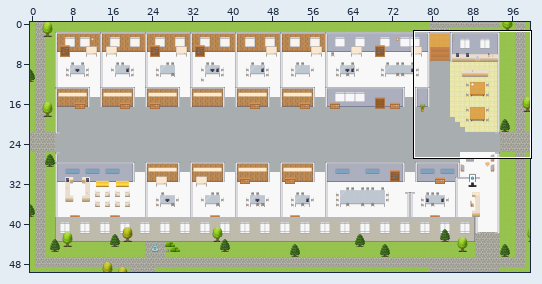
Tiled map (JSON), stored at maps/Enterprise-Enablement-Platform.tmj. Above, an overview of the earlier version with the close-up marked.
Close-up. The starting point:
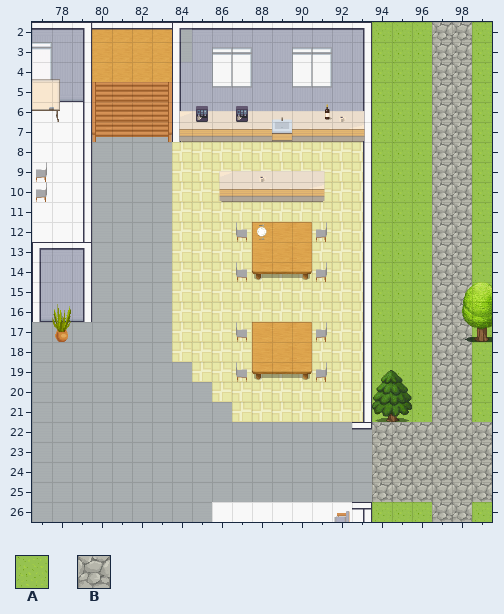
Cells are 32x32 px. Shown: x 77..99, y 2..26. The commit also changed other parts of the map, which this record leaves out.
Key: from "Exterior": A 629, B 638.
_ is an empty cell, # one hidden under a higher layer.
Layers that did not change in this view are not listed.
Layer "outside" before, first column x 77:
 2 #################AAABBA
 3 #################AAABBA
 4 #################AAABBA
 5 #################AAABBA
 6 #################AAABBA
 7 #################AAABBA
 8 #################AAABBA
 9 #################AAABBA
10 #################AAABBA
11 #################AAABBA
12 #################AAABBA
13 #################AAABBA
14 #################AAABBA
15 #################AAABBA
16 #################AAABB#
17 #################AAABBA
18 #################AAABBA
19 #################AAABBA
20 #################AAABBA
21 #################AAABBA
22 #################BBBBBB
23 #################BBBBBB
24 #################BBBBBB
25 #################BBBBBB
26 #################AAABBA
Once edited:
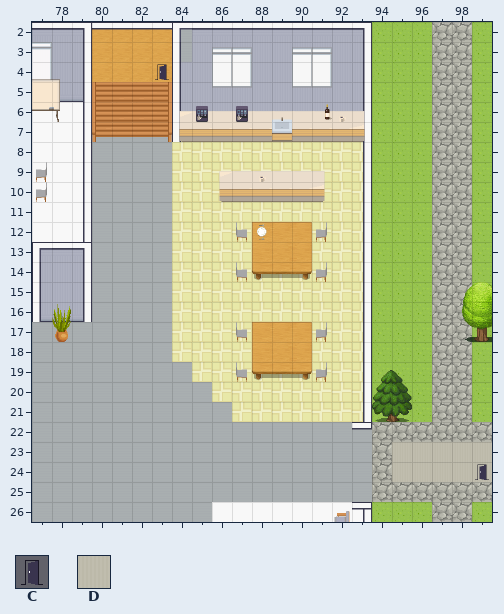
Further tiles: from "User_Zones": C 65; from "room2": D 328.
Changes in this commit:
{"where": "layer \"outside\""}
{"y":23,"x":95,"old":"BBBBB","new":"DDDDD"}
{"y":24,"x":95,"old":"BBBBB","new":"DDDDD"}
{"where": "layer \"zones\""}
{"y":4,"x":83,"old":"_","new":"C"}
{"y":24,"x":99,"old":"_","new":"C"}
{"label":"added","picture_box":[155,64,169,80]}
{"label":"changed","picture_box":[392,442,492,482]}
